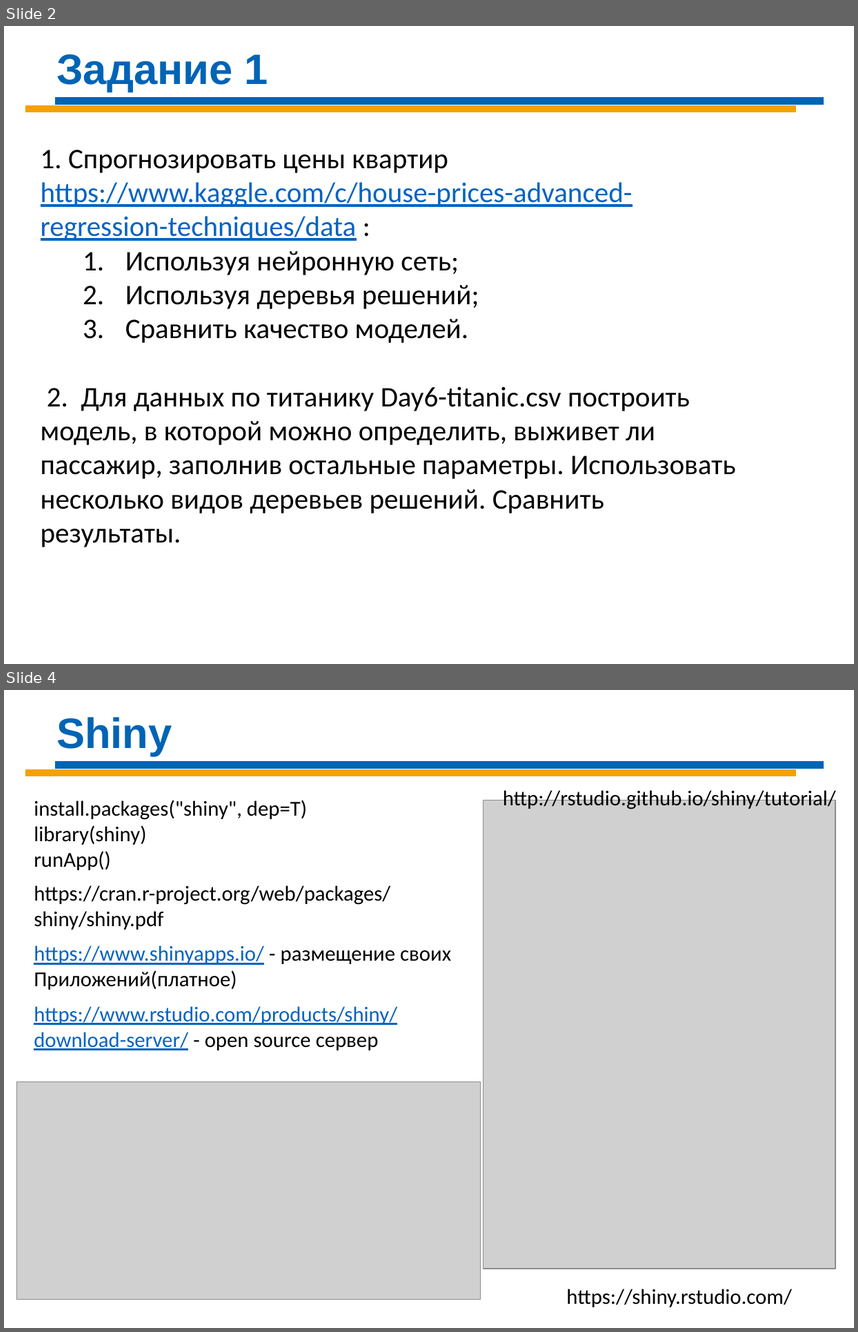
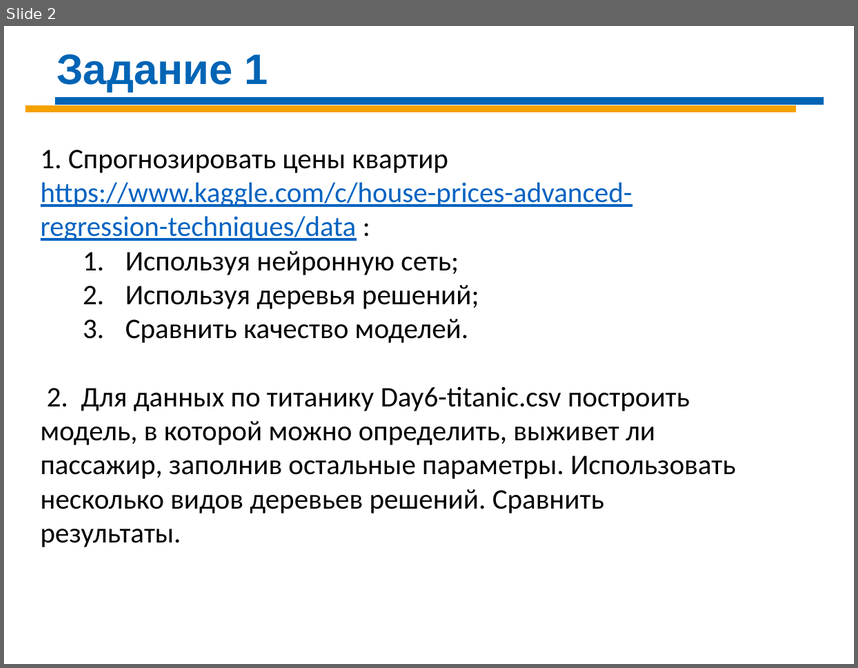
Before and after one commit to Demolis/Infopulse, a slide deck: Sat_Data_Science/DS-Day-12 R.pptx. Shown one above the other, each under a label of ours: slides 2 and 4 before the commit, slide 2 after it; the slides between them are not shown. The pictures are 858x1332 and 858x668 pixels, drawn with LibreOffice and Linux fonts; fonts in the diff are those of the drawing; grey boxes stand for pictures. Boxes give left, top, right and bottom in pixels: in the first picture for what was removed or moved away, otherwise in the second. Text is boxed around its words. In the diff, an @@ line names an element or a change of style, - is before the commit and + after.

```diff
--- a/Sat_Data_Science/DS-Day-12 R.pptx
+++ b/Sat_Data_Science/DS-Day-12 R.pptx
@@ slide 4 removed at [4,690,854,1328], background #FFFFFF @@
@@ text removed at [56,717,172,756] @@
-Shiny
@@ line removed from (55, 765) to (824, 765) @@
@@ line removed from (25, 773) to (796, 773) @@
@@ text removed at [503,787,836,811] @@
-http://rstudio.github.io/shiny/tutorial/
@@ text removed at [34,800,307,870] @@
-install.packages("shiny", dep=T)
-library(shiny)
-runApp()
@@ picture removed at [484,800,835,1268] @@
@@ text removed at [34,885,390,929] @@
-https://cran.r-project.org/web/packages/shiny/shiny.pdf
@@ text removed at [34,945,451,989] @@
-https://www.shinyapps.io/ - размещение своих
-Приложений(платное)
@@ text removed at [34,1006,397,1050] @@
-https://www.rstudio.com/products/shiny/download-server/ - open source сервер
@@ picture removed at [16,1082,480,1299] @@
@@ text removed at [566,1288,791,1307] @@
-https://shiny.rstudio.com/
```
Also in this commit, not shown: 2 other slides removed, 5 other files.
